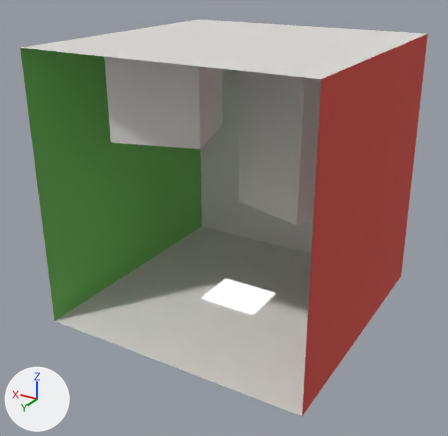
An edit to the glTF model assets/cornell_box.gltf, drawn before and after from the same camera.
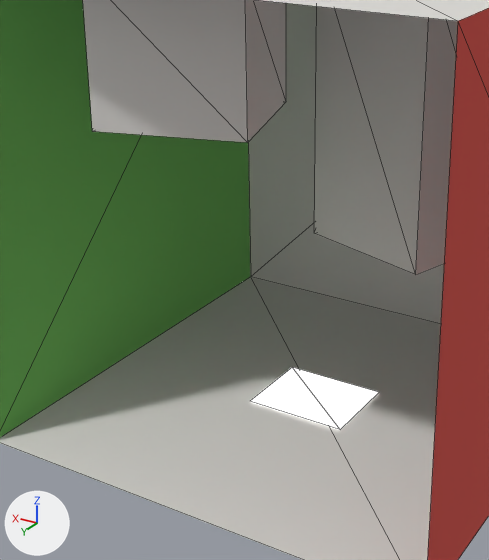
There are two pictures of each version: one whole from a 50 mm camera at (-2.131, 3.745, 0.551) aimed at (0.036, 0.133, -1.255), one close up on the part from 13% to 76% of the width and 15% to 89% of the height. The lights are fixed; the arrows at lower left show +X, +Y and +Z. The close-ups show mesh edges as thin lines. Where no turn or scale is listed for an object, it has been applied to the vertices. Vertices at the same position are counted once.

Names of what the first close-up shows: 'cornell_box'.
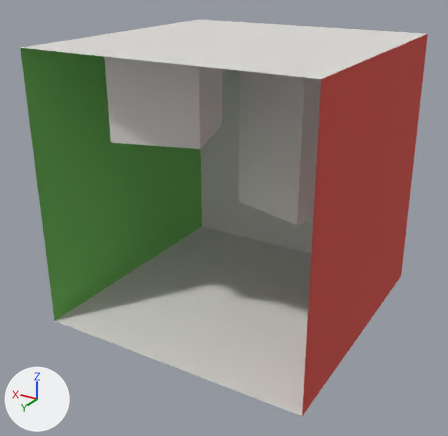
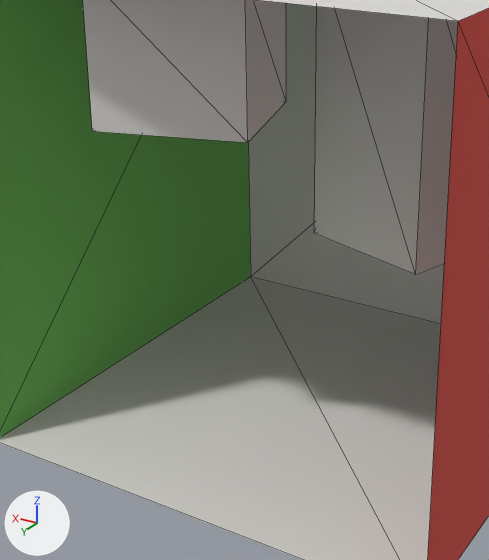
Boxes [x1, y1, x2, y2] around the edits, measured in the close-ups (489 x 560 px):
part 1 of me_cornellbox_original_001, deleted
    before: [250, 367, 379, 430]

The change, as a diff of the scene's bpy script:
```diff
--- a/assets/cornell_box.gltf.py
+++ b/assets/cornell_box.gltf.py
@@ me_cornellbox_original_001 @@
 me_cornellbox_original_001.from_pydata(...)  # 28 vertices, 32 faces; spans x -1.02..1.0, y -1.04..0.99, z -1.99..0.0
 # used by ob_cornell_box; location = (0.0, 0.0, 0.0)
+# me_cornellbox_original_001 part 1: the loose piece of 4 vertices spanning x -0.24..0.23, y -0.22..0.16, z -1.98 is deleted
 me_cornellbox_original_001.materials.append(mat_floor_001)
@@ me_cornellbox_original_001 @@
 me_cornellbox_original_001.materials.append(mat_tallbox_001)
-me_cornellbox_original_001.materials.append(mat_light_001)  # white #e5e5e5
```
